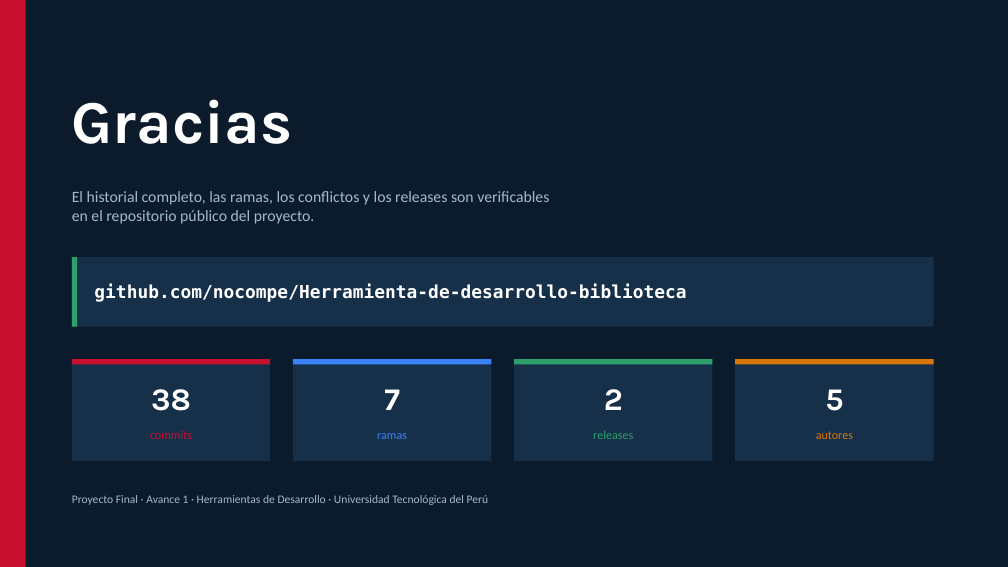
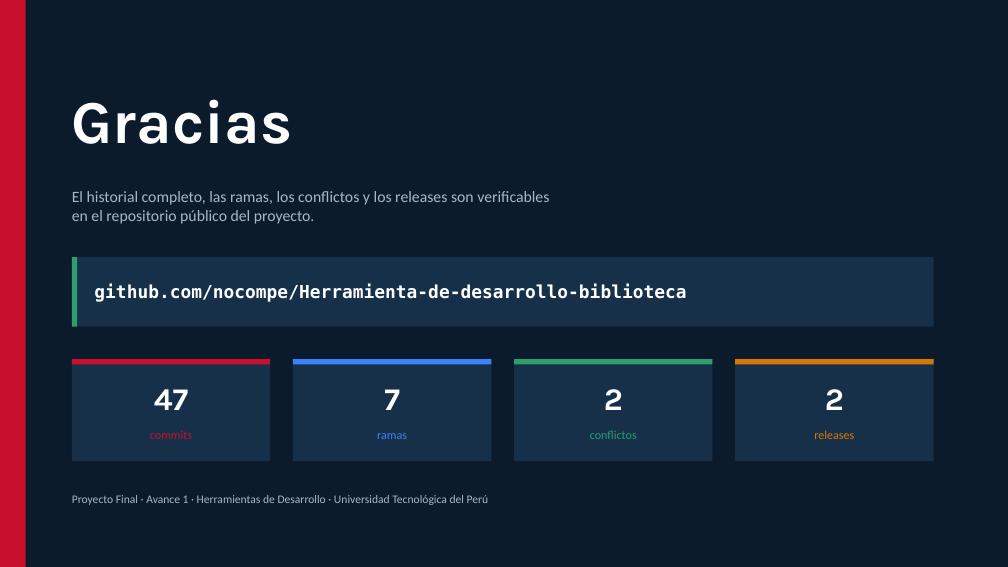
Before and after one commit to nocompe/Herramienta-de-desarrollo-biblioteca, a slide deck: slide 18 of docs/Avance1-BiblioTech-UTP.pptx (slide 17 before the commit). Drawn at 1008x567 pixels with LibreOffice and Linux fonts; fonts in the diff are those of the drawing. Boxes give left, top, right and bottom in pixels: in the first picture for what was removed or moved away, otherwise in the second. Text is boxed around its words. In the diff, an @@ line names an element or a change of style, - is before the commit and + after.

Commit message:
docs: documentar el segundo conflicto y aplicar el formato institucional al informe
- Informe con la tipografia, los colores y la caratula del formato de
  referencia: Times New Roman en portada y Calibri Light en titulos.
- Integrantes con nombre completo y codigo UTP.
- Nuevo apartado 3.3 g): el conflicto en Socios.jsx y por que se resolvio
  eligiendo una version en lugar de combinar las dos.
- Cifras al dia: 47 commits, 20 fusiones, 2 conflictos resueltos.
- Presentacion: diapositiva nueva sobre el segundo conflicto (18 en total).

```diff
--- a/docs/Avance1-BiblioTech-UTP.pptx
+++ b/docs/Avance1-BiblioTech-UTP.pptx
@@ text at [154,389,188,410]: text changed @@
-38
+47
@@ text at [825,389,844,410]: text changed @@
-5
+2
@@ text at [590,431,637,439]: text changed @@
-releases
+conflictos
@@ text at [814,430,854,439]: text changed @@
-autores
+releases
```
Also in this commit, not shown: 4 other slides changed, 1 slide added, 1 other file.
